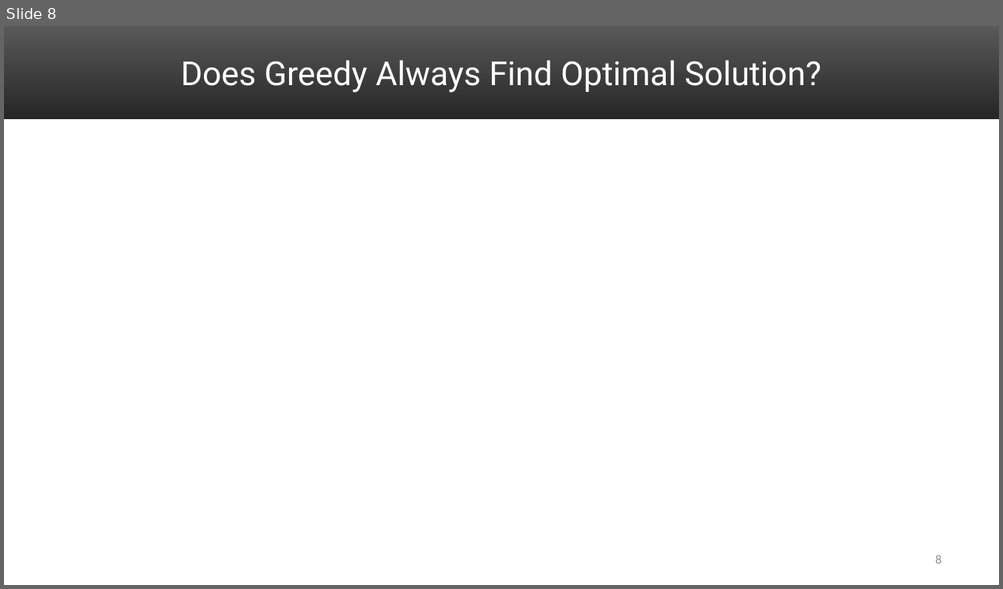
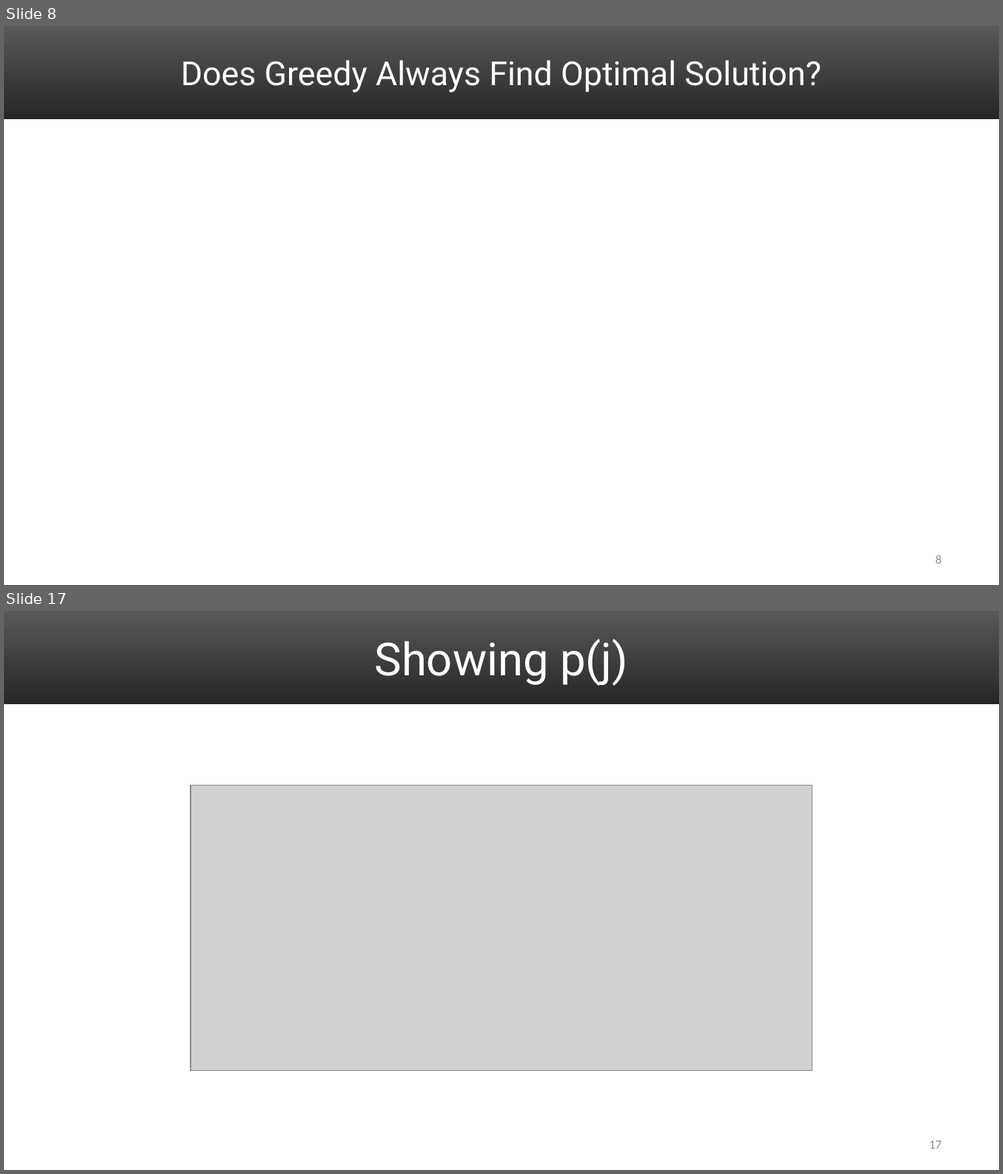
Before and after one commit to uva-cs/cs4102-f21, a slide deck: slides/DP_activitySelect_Proof.pptx. Shown one above the other, each under a label of ours: slide 8 before the commit, slides 8 and 17 after it; the slides between them are not shown. The pictures are 1003x589 and 1003x1174 pixels, drawn with LibreOffice and Linux fonts; fonts in the diff are those of the drawing; grey boxes stand for pictures. Boxes give left, top, right and bottom in pixels: in the first picture for what was removed or moved away, otherwise in the second. Text is boxed around its words. In the diff, an @@ line names an element or a change of style, - is before the commit and + after.

```diff
--- a/slides/DP_activitySelect_Proof.pptx
+++ b/slides/DP_activitySelect_Proof.pptx
@@ slide 17 added at box(4, 611, 999, 1170), background #FFFFFF; not listed: 1 template element that a slide beside it also shows @@
@@ title added at box(375, 639, 628, 686), 44 pt, text #FFFFFF @@
+Showing p(j)
@@ picture added at box(190, 785, 812, 1071) @@
@@ page number added at box(929, 1141, 942, 1149), 12 pt, text #8C8C8C @@
+17
```
Also in this commit, not shown: 14 other slides added, 1 other file.
